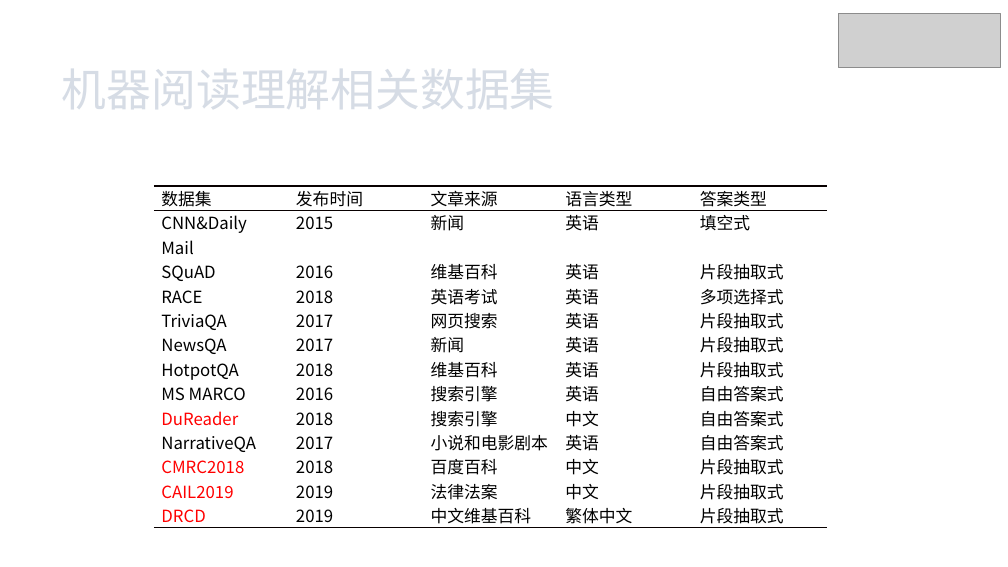
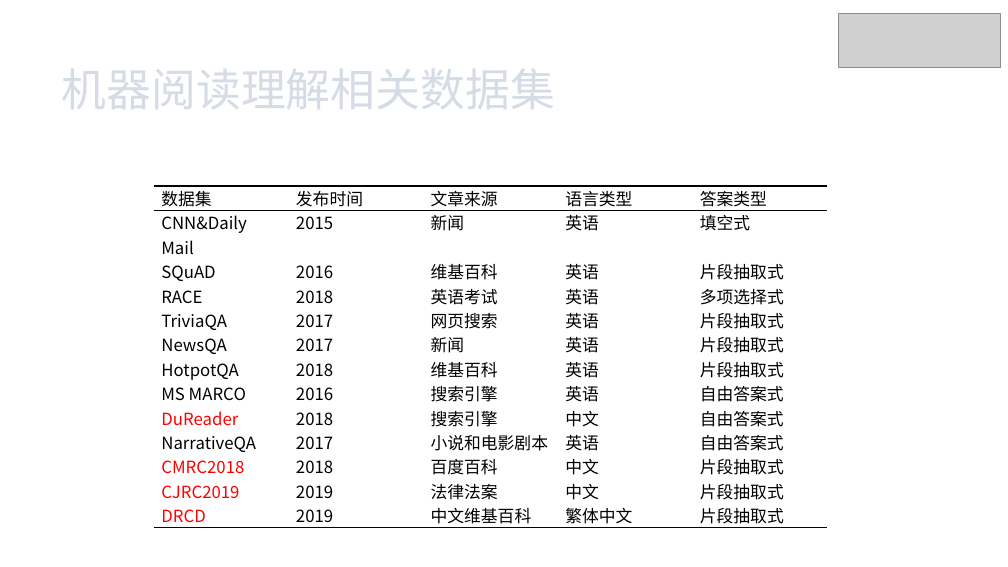
Before and after one commit to xhsun1997/ChineseMRC, a slide deck: slide 14 of 孙相会.pptx (slide 3 before the commit). Drawn at 1008x567 pixels with LibreOffice and Linux fonts; fonts in the diff are those of the drawing; grey boxes stand for pictures; background and template pictures are left out. Boxes give left, top, right and bottom in pixels: in the first picture for what was removed or moved away, otherwise in the second. Text is boxed around its words. In the diff, an @@ line names an element or a change of style, - is before the commit and + after.

```diff
--- a/孙相会.pptx
+++ b/孙相会.pptx
@@ table at [154,186,830,528] @@
-row 12, column 1: CAIL2019
+row 12, column 1: CJRC2019
```
Also in this commit, not shown: 5 other slides changed, 10 slides added, 6 slides removed, 5 other files.
